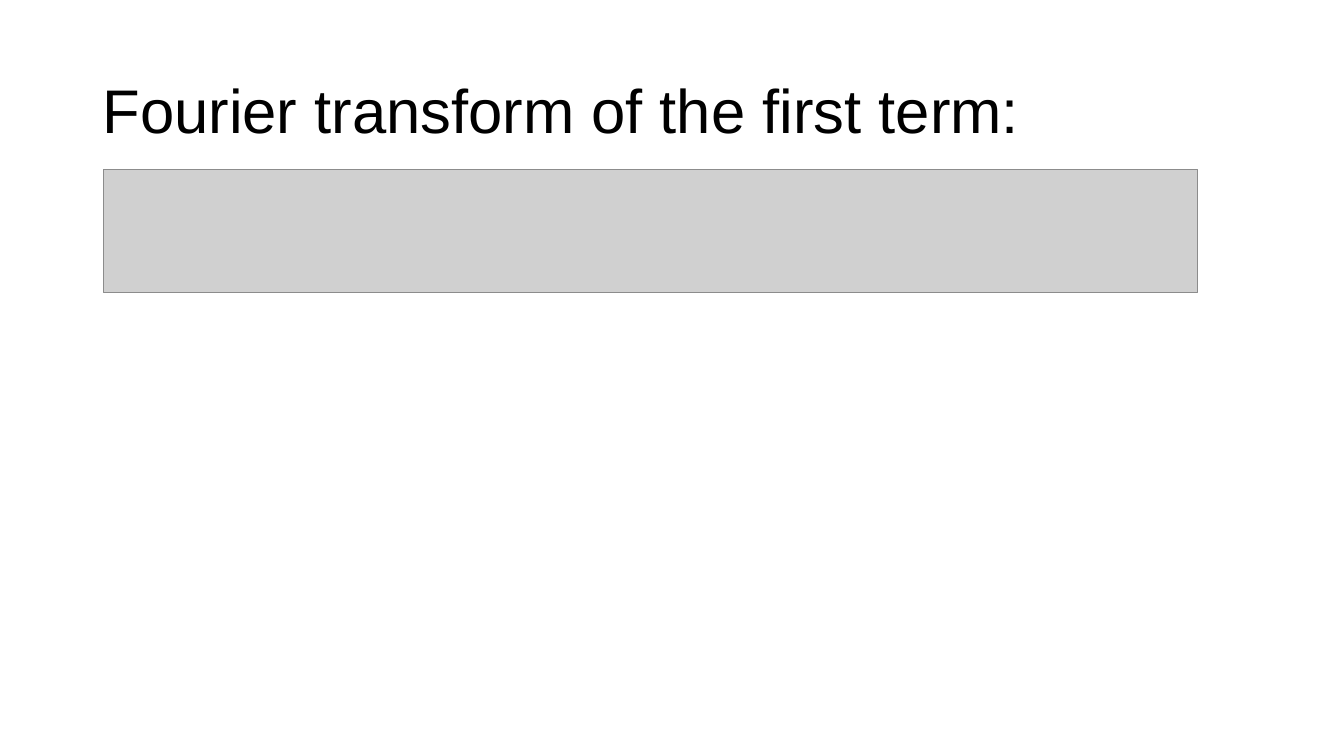
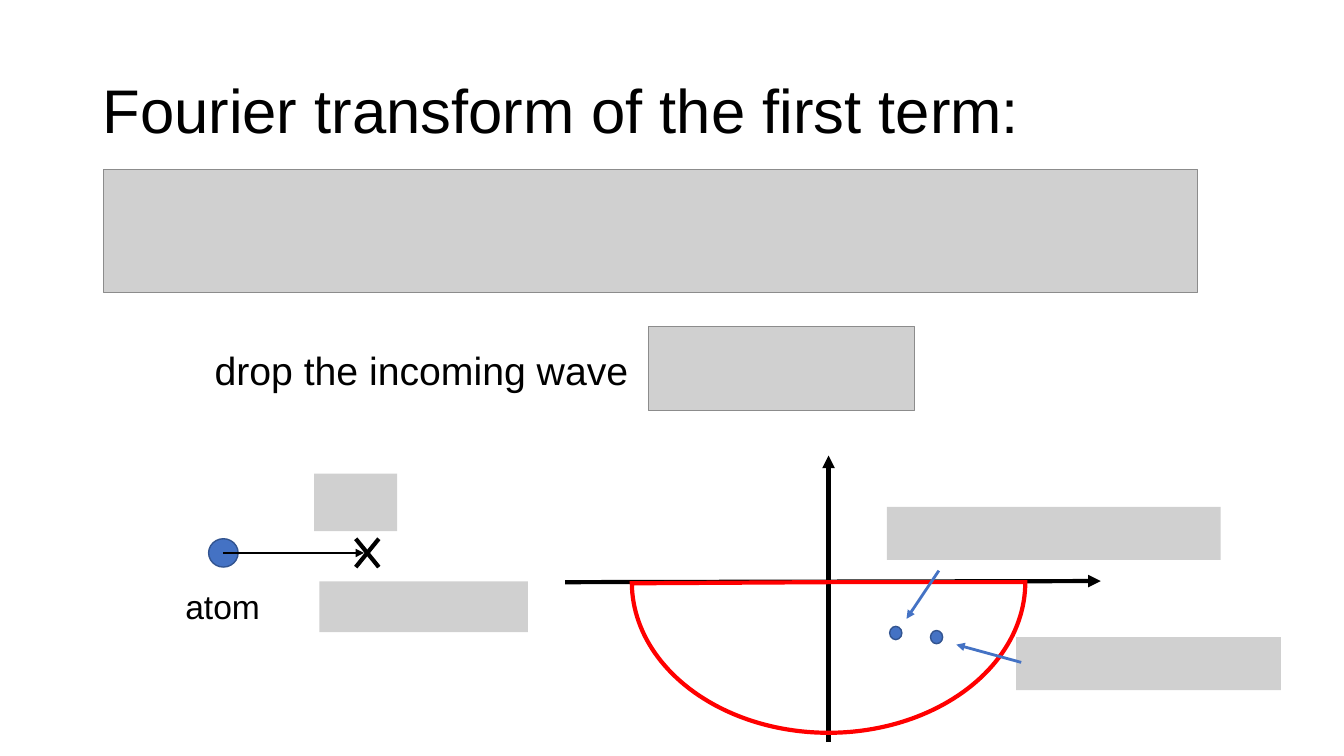
Before and after one commit to youjieyu888/entangle-cascade, a slide deck: slide 14 of New Microsoft PowerPoint Presentation.pptx (slide 12 before the commit). Drawn at 1344x756 pixels with LibreOffice and Linux fonts; fonts in the diff are those of the drawing; grey boxes stand for pictures. Boxes give left, top, right and bottom in pixels: in the first picture for what was removed or moved away, otherwise in the second. Text is boxed around its words. In the diff, an @@ line names an element or a change of style, - is before the commit and + after.

```diff
--- a/New Microsoft PowerPoint Presentation.pptx
+++ b/New Microsoft PowerPoint Presentation.pptx
@@ picture added at (648,327,914,411) @@
@@ text added at (215,356,628,393), 28 pt, text #000000 @@
+drop the incoming wave
@@ group added at (185,474,528,632): 2 lines, 2 pictures, 1 ellipse, 1 arrow, 1 text @@
+atom
@@ group added at (566,432,1281,742): 4 arrows, 2 pictures, 2 ellipses, 1 pie slice (boxed as its full ellipse) @@
```
Also in this commit, not shown: 2 other slides changed, 8 slides added, 2 slides removed, 8 other files.
